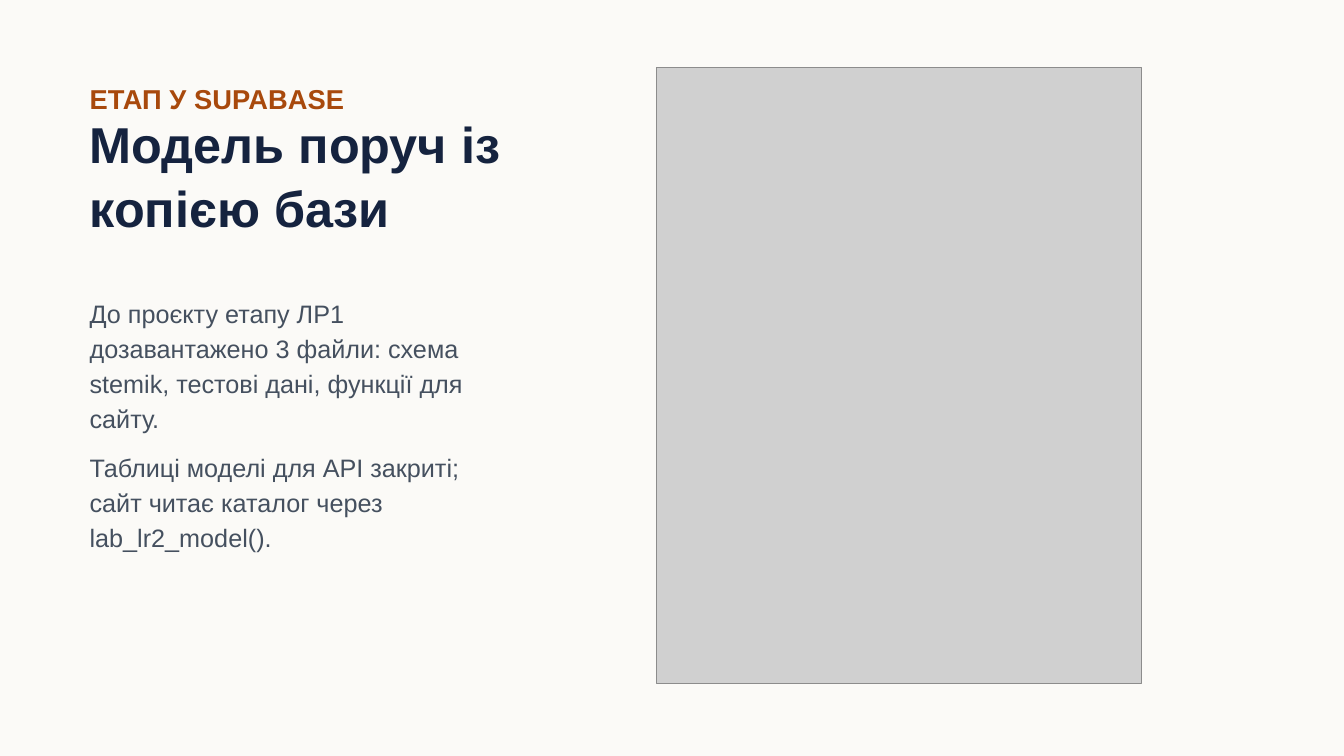
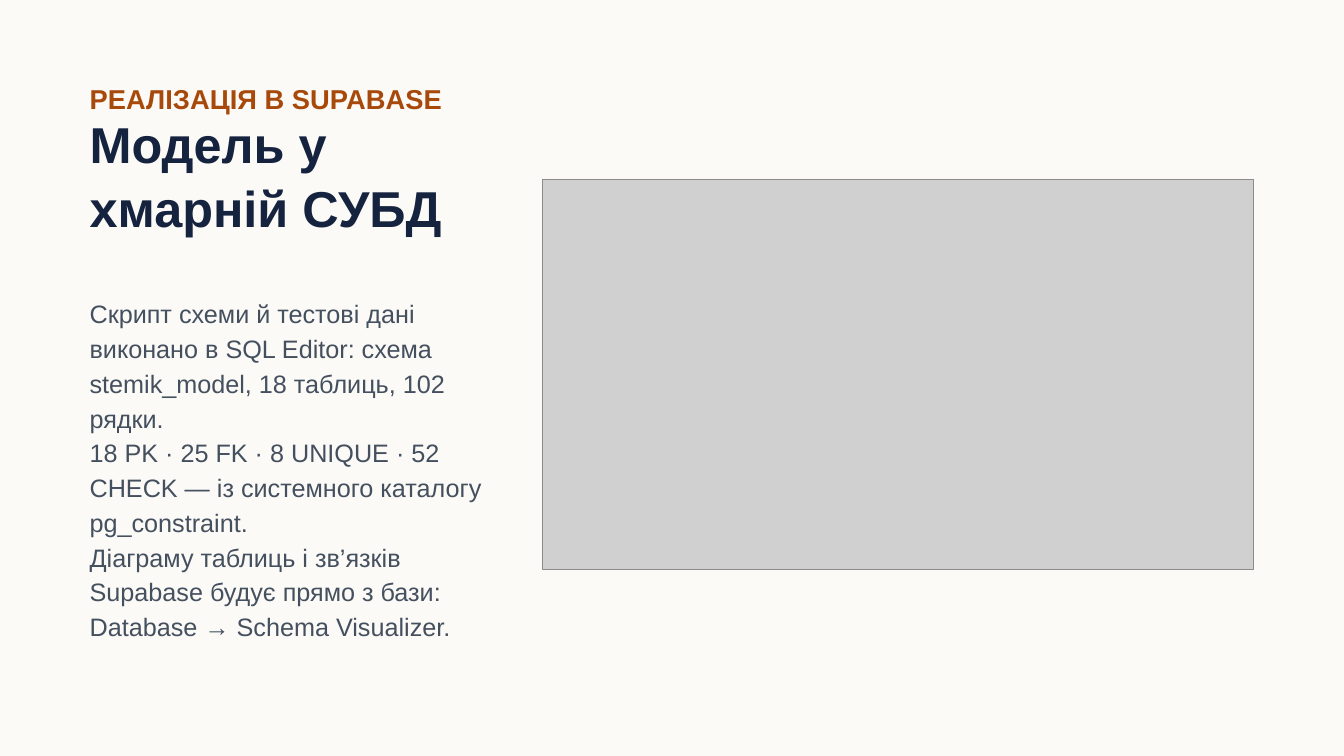
Before and after one commit to ut2ucn-dev/ut2ucn-dev.github.io, a slide deck: slide 9 of docs/db-labs/Презентація_ЛР2.pptx. Drawn at 1344x756 pixels with LibreOffice and Linux fonts; fonts in the diff are those of the drawing; grey boxes stand for pictures. Boxes give left, top, right and bottom in pixels: in the first picture for what was removed or moved away, otherwise in the second. Text is boxed around its words. In the diff, an @@ line names an element or a change of style, - is before the commit and + after.

```diff
--- a/docs/db-labs/Презентація_ЛР2.pptx
+++ b/docs/db-labs/Презентація_ЛР2.pptx
@@ text at [90,90,442,113]: text changed @@
-ЕТАП У SUPABASE
+РЕАЛІЗАЦІЯ В SUPABASE
@@ text at [90,128,441,237]: text changed @@
-Модель поруч із копією бази
+Модель у хмарній СУБД
@@ picture: place and size @@
-picture at [656,68,1141,684]
+picture at [543,180,1254,571]
@@ text at [90,304,481,637]: text changed @@
-До проєкту етапу ЛР1 дозавантажено 3 файли: схема stemik, тестові дані, функції для сайту.
-Таблиці моделі для API закриті; сайт читає каталог через lab_lr2_model().
+Скрипт схеми й тестові дані виконано в SQL Editor: схема stemik_model, 18 таблиць, 102 рядки.
+18 PK · 25 FK · 8 UNIQUE · 52 CHECK — із системного каталогу pg_constraint.
+Діаграму таблиць і зв’язків Supabase будує прямо з бази: Database → Schema Visualizer.
```
Also in this commit, not shown: 6 other slides changed, 2 slides added, 1 slide removed, 5 other files.
